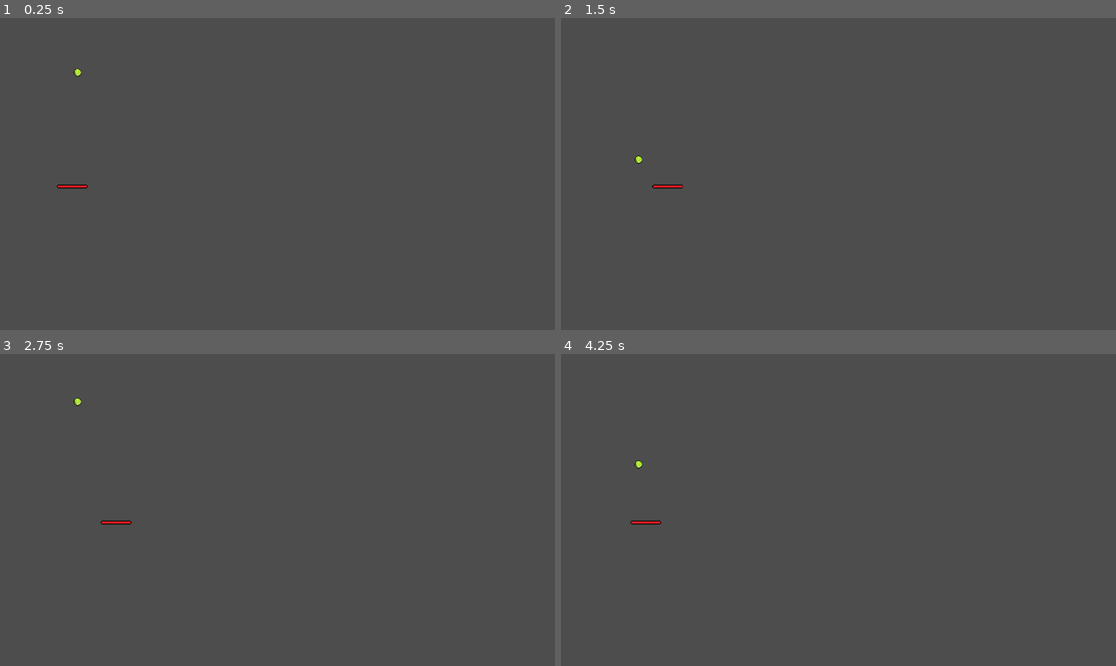
Above: before the commit, frames 1-4 (two rows, left to right).
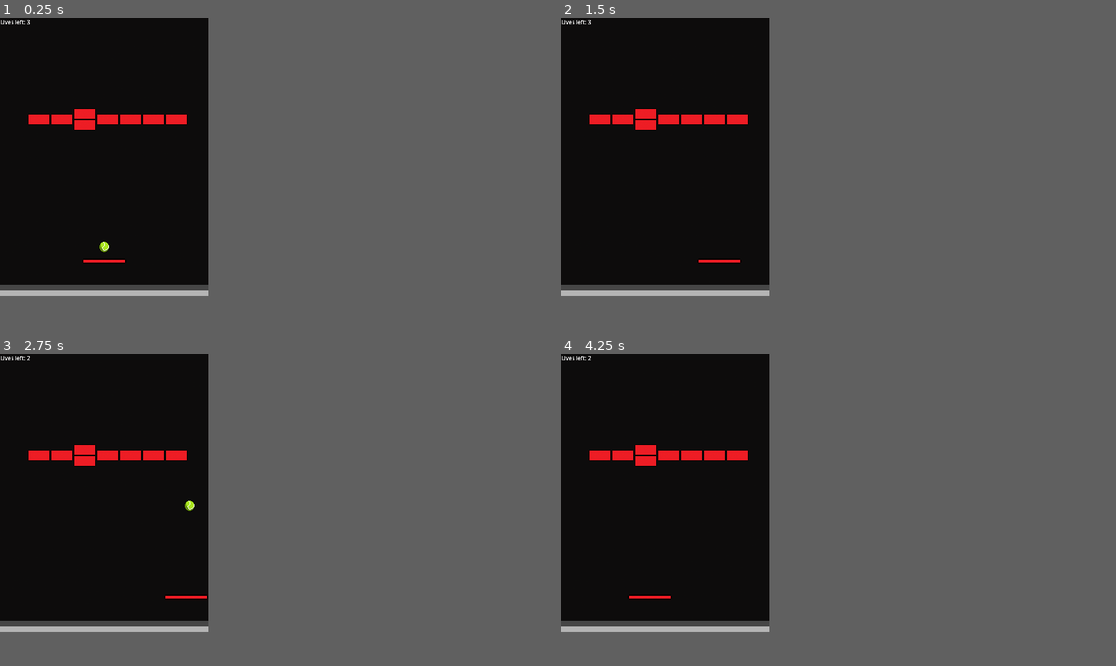
Above: after the commit, the same moments.

Repository: yathaarth2718/bbremix
Game: Godot game, scene res://scenes/game.tscn
The game is run twice, just before and just after one commit, with the same random seed, the same clock (stepped at 60 frames per second) and the same inputs.
Inputs:
- Up to frame 1 (0.25 s): no input
- Up to frame 2 (1.5 s): tap Enter (start, bound only after the commit) at 0.5, 0.6, 1.35 s; hold D (move_right) 0.53-1.28 s; hold A (move_left) from 1.28 s (still down)
- Up to frame 3 (2.75 s): release A (move_left) at 2.03 s; hold D (move_right) from 2.03 s (still down); tap Enter (start, bound only after the commit) at 2.1 s
- Up to frame 4 (4.25 s): tap Enter (start, bound only after the commit) at 2.85, 3.6 s; release D (move_right) at 3.53 s; hold A (move_left) from 3.53 s (still down)
The window is 799x449 before the commit and 300x400 after it. Grey fills any space a smaller window leaves; there, only what the larger window draws over its background counts as a difference.

The runs differ from the first frame. In frame 1, 33% of the frame differs, in the area x 0-38%, y 0-90%; in frame 2, 33%; in frame 3, 33%; in frame 4, 33%.

Commit message:
Added bricks to collide with, life system, spawn system for the ball and reset positions for ball and paddle

Diff:
--- a/project.godot
+++ b/project.godot
@@ -15,6 +15,11 @@
 config/features=PackedStringArray("4.4", "Mobile")
 config/icon="res://icon.svg"
 
+[display]
+
+window/size/viewport_width=300
+window/size/viewport_height=400
+
 [input]
 
 move_left={
@@ -29,6 +34,12 @@
 , Object(InputEventKey,"resource_local_to_scene":false,"resource_name":"","device":-1,"window_id":0,"alt_pressed":false …(186 unchanged characters)…
 ]
 }
+start={
+"deadzone": 0.2,
+"events": [Object(InputEventKey,"resource_local_to_scene":false,"resource_name":"","device":-1,"window_id":0,"alt_pressed":false,"shift_pressed":false,"ctrl_pressed":false,"meta_pressed":false,"pressed":false,"keycode":0,"physical_keycode":4194309,"key_label":0,"unicode":0,"location":0,"echo":false,"script":null)
+, Object(InputEventKey,"resource_local_to_scene":false,"resource_name":"","device":-1,"window_id":0,"alt_pressed":false,"shift_pressed":false,"ctrl_pressed":false,"meta_pressed":false,"pressed":false,"keycode":0,"physical_keycode":87,"key_label":0,"unicode":119,"location":0,"echo":false,"script":null)
+]
+}
 
 [rendering]
 
--- /dev/null
+++ b/scenes/brick.tscn
@@ -0,0 +1,17 @@
+[gd_scene load_steps=4 format=3 uid="uid://di88r0h8w5600"]
+
+[ext_resource type="Script" uid="uid://cysa3bhvh8hrg" path="res://scripts/brick.gd" id="1_0w5h4"]
+[ext_resource type="Texture2D" uid="uid://pjwvfpqncj0q" path="res://assets/red brick.png" id="1_5l4w1"]
+
+[sub_resource type="RectangleShape2D" id="RectangleShape2D_0w5h4"]
+size = Vector2(32, 16)
+
+[node name="Brick" type="RigidBody2D"]
+gravity_scale = 0.0
+script = ExtResource("1_0w5h4")
+
+[node name="Sprite2D" type="Sprite2D" parent="."]
+texture = ExtResource("1_5l4w1")
+
+[node name="CollisionShape2D" type="CollisionShape2D" parent="."]
+shape = SubResource("RectangleShape2D_0w5h4")
--- a/scenes/game.tscn
+++ b/scenes/game.tscn
@@ -1,7 +1,10 @@
-[gd_scene load_steps=5 format=3 uid="uid://cjskas4066w12"]
+[gd_scene load_steps=9 format=3 uid="uid://cjskas4066w12"]
 
+[ext_resource type="Script" uid="uid://bcusb1ta84xgh" path="res://scripts/game.gd" id="1_iywne"]
 [ext_resource type="PackedScene" uid="uid://q00kh380a6v6" path="res://scenes/paddle.tscn" id="1_uwrxv"]
-[ext_resource type="PackedScene" uid="uid://cddrgxmurkwtk" path="res://scenes/ball.tscn" id="2_yqjtg"]
+[ext_resource type="Script" uid="uid://ckh5dob3txeyp" path="res://scripts/game_manager.gd" id="2_p57ef"]
+[ext_resource type="Texture2D" uid="uid://cl34lu8yfloj" path="res://assets/background.png" id="3_lnu2h"]
+[ext_resource type="PackedScene" uid="uid://di88r0h8w5600" path="res://scenes/brick.tscn" id="5_iywne"]
 
 [sub_resource type="SegmentShape2D" id="SegmentShape2D_lbhrr"]
 b = Vector2(0, 400)
@@ -9,38 +12,91 @@
 [sub_resource type="SegmentShape2D" id="SegmentShape2D_iywne"]
 b = Vector2(0, 300)
 
+[sub_resource type="SegmentShape2D" id="SegmentShape2D_u5sy4"]
+a = Vector2(1, 400)
+b = Vector2(297, 400)
+
 [node name="Game" type="Node2D"]
+script = ExtResource("1_iywne")
+
+[node name="GameManager" type="Node" parent="."]
+unique_name_in_owner = true
+script = ExtResource("2_p57ef")
+
+[node name="life_counter" type="Label" parent="GameManager"]
+offset_right = 89.0
+offset_bottom = 23.0
+scale = Vector2(0.5, 0.5)
+text = "Lives left: 3"
+horizontal_alignment = 1
+autowrap_mode = 2
 
 [node name="Paddle" parent="." instance=ExtResource("1_uwrxv")]
+z_index = 1
 position = Vector2(150, 350)
 motion_mode = 1
 
-[node name="Ball" parent="." instance=ExtResource("2_yqjtg")]
-position = Vector2(161, 39)
-
 [node name="Walls" type="Node" parent="."]
 
-[node name="Wall" type="StaticBody2D" parent="Walls"]
+[node name="left_wall" type="StaticBody2D" parent="Walls"]
 
-[node name="CollisionShape2D" type="CollisionShape2D" parent="Walls/Wall"]
+[node name="CollisionShape2D" type="CollisionShape2D" parent="Walls/left_wall"]
 shape = SubResource("SegmentShape2D_lbhrr")
 
-[node name="Wall2" type="StaticBody2D" parent="Walls"]
+[node name="right_walll" type="StaticBody2D" parent="Walls"]
 position = Vector2(300, 0)
 
-[node name="CollisionShape2D" type="CollisionShape2D" parent="Walls/Wall2"]
+[node name="CollisionShape2D" type="CollisionShape2D" parent="Walls/right_walll"]
 shape = SubResource("SegmentShape2D_lbhrr")
 
-[node name="Wall3" type="StaticBody2D" parent="Walls"]
-position = Vector2(300, 400)
-rotation = 1.5708
-
-[node name="CollisionShape2D" type="CollisionShape2D" parent="Walls/Wall3"]
-shape = SubResource("SegmentShape2D_iywne")
-
-[node name="Wall4" type="StaticBody2D" parent="Walls"]
+[node name="top_wall" type="StaticBody2D" parent="Walls"]
 position = Vector2(300, 0)
 rotation = 1.5708
 
-[node name="CollisionShape2D" type="CollisionShape2D" parent="Walls/Wall4"]
+[node name="CollisionShape2D" type="CollisionShape2D" parent="Walls/top_wall"]
 shape = SubResource("SegmentShape2D_iywne")
+
+[node name="background" type="CanvasLayer" parent="Walls"]
+layer = -1
+
+[node name="Sprite2D" type="Sprite2D" parent="Walls/background"]
+position = Vector2(150, 200)
+texture = ExtResource("3_lnu2h")
+
+[node name="bottom_wall" type="Area2D" parent="Walls"]
+
+[node name="CollisionShape2D" type="CollisionShape2D" parent="Walls/bottom_wall"]
+position = Vector2(1, 0)
+shape = SubResource("SegmentShape2D_u5sy4")
+
+[node name="Timer" type="Timer" parent="Walls/bottom_wall"]
+one_shot = true
+
+[node name="Bricks" type="Node2D" parent="."]
+
+[node name="Brick" parent="Bricks" instance=ExtResource("5_iywne")]
+position = Vector2(56, 146)
+
+[node name="Brick2" parent="Bricks" instance=ExtResource("5_iywne")]
+position = Vector2(89, 146)
+
+[node name="Brick3" parent="Bricks" instance=ExtResource("5_iywne")]
+position = Vector2(122, 146)
+
+[node name="Brick4" parent="Bricks" instance=ExtResource("5_iywne")]
+position = Vector2(122, 146)
+
+[node name="Brick5" parent="Bricks" instance=ExtResource("5_iywne")]
+position = Vector2(155, 146)
+
+[node name="Brick6" parent="Bricks" instance=ExtResource("5_iywne")]
+position = Vector2(188, 146)
+
+[node name="Brick7" parent="Bricks" instance=ExtResource("5_iywne")]
+position = Vector2(221, 146)
+
+[node name="Brick8" parent="Bricks" instance=ExtResource("5_iywne")]
+position = Vector2(254, 146)
+
+[connection signal="body_entered" from="Walls/bottom_wall" to="." method="_on_bottom_wall_body_entered"]
+[connection signal="timeout" from="Walls/bottom_wall/Timer" to="." method="_on_timer_timeout"]
--- a/scenes/paddle.tscn
+++ b/scenes/paddle.tscn
@@ -3,9 +3,9 @@
 [ext_resource type="Script" uid="uid://jx262cjbp5nm" path="res://scripts/paddle.gd" id="1_3xiby"]
 [ext_resource type="Texture2D" uid="uid://cuv5rnm4jw17t" path="res://assets/platform.png" id="2_y7wee"]
 
-[sub_resource type="CapsuleShape2D" id="CapsuleShape2D_mo4dg"]
+[sub_resource type="CapsuleShape2D" id="CapsuleShape2D_y7wee"]
 radius = 4.0
-height = 66.0
+height = 64.0
 
 [node name="Paddle" type="CharacterBody2D"]
 script = ExtResource("1_3xiby")
@@ -19,4 +19,4 @@
 
 [node name="CollisionShape2D" type="CollisionShape2D" parent="."]
 rotation = 1.5708
-shape = SubResource("CapsuleShape2D_mo4dg")
+shape = SubResource("CapsuleShape2D_y7wee")
--- a/scripts/ball.gd
+++ b/scripts/ball.gd
@@ -1,13 +1,24 @@
 extends CharacterBody2D
 
-const SPEED = 5
+const SPEED = 12000
+
+var direction := ([-1, 1])
 
 func _ready() -> void:
-	velocity = Vector2(0, SPEED)
+	pass
 
-func _physics_process(_delta: float) -> void:
+func _process(delta: float) -> void:
+	start(delta)
 
-	var col := move_and_collide(velocity)
-	if col:
-		var normal := col.get_normal()
-		velocity = velocity.bounce(normal)
+func _physics_process(delta: float) -> void:
+
+	var collision := move_and_collide(velocity * delta)
+	if collision:
+		velocity = velocity.bounce(collision.get_normal())
+		if collision.get_collider().has_method("hit"):
+			collision.get_collider().hit()
+
+func start(delta: float) -> void:
+	if Input.is_action_just_pressed("start"):
+		var det_direction : int = direction[randi() % direction.size()]
+		velocity = Vector2(SPEED * det_direction * delta, SPEED * delta)
--- /dev/null
+++ b/scripts/bottom_wall.gd
@@ -0,0 +1,11 @@
+extends CollisionShape2D
+
+
+# Called when the node enters the scene tree for the first time.
+func _ready() -> void:
+	pass # Replace with function body.
+
+
+# Called every frame. 'delta' is the elapsed time since the previous frame.
+func _process(delta: float) -> void:
+	pass
--- /dev/null
+++ b/scripts/brick.gd
@@ -0,0 +1,18 @@
+extends RigidBody2D
+
+
+# Called when the node enters the scene tree for the first time.
+func _ready() -> void:
+	pass # Replace with function body.
+
+
+# Called every frame. 'delta' is the elapsed time since the previous frame.
+func _process(delta: float) -> void:
+	pass
+
+func hit() -> void:
+	$Sprite2D.visible = false
+	$CollisionShape2D.disabled = true
+
+	await get_tree().create_timer(1).timeout
+	queue_free()
--- /dev/null
+++ b/scripts/game.gd
@@ -0,0 +1,32 @@
+extends Node2D
+
+@onready var game_manager: Node = %GameManager
+@onready var timer: Timer = $Walls/bottom_wall/Timer
+@onready var paddle: CharacterBody2D = $Paddle
+var ball_prefab = preload("res://scenes/ball.tscn")
+var ball
+
+# Called when the node enters the scene tree for the first time.
+func _ready() -> void:
+	ball = ball_prefab.instantiate()
+	ball.position = Vector2(150,330)
+	add_child(ball)
+
+
+# Called every frame. 'delta' is the elapsed time since the previous frame.
+func _process(delta: float) -> void:
+	pass
+
+func reset():
+	ball.queue_free()
+	ball = ball_prefab.instantiate()
+	add_child(ball)
+	ball.position = Vector2(150,330)
+	paddle.position = Vector2(150, 350)
+
+func _on_bottom_wall_body_entered(body: Node2D) -> void:
+	timer.start()
+
+func _on_timer_timeout() -> void:
+	game_manager.lose_life()
+	reset()
--- /dev/null
+++ b/scripts/game_manager.gd
@@ -0,0 +1,9 @@
+extends Node
+
+var life = 3
+
+@onready var life_counter: Label = $life_counter
+
+func lose_life() -> void:
+	life -= 1
+	life_counter.text = "Lives left: " + str(life)
--- a/scripts/paddle.gd
+++ b/scripts/paddle.gd
@@ -1,14 +1,14 @@
 extends CharacterBody2D
 
-const SPEED = 130.0
+const SPEED = 12000
 
-func _physics_process(_delta: float) -> void:
+func _physics_process(delta: float) -> void:
 
 	var direction := Input.get_axis("move_left", "move_right")
 
 	if direction:
-		velocity.x = direction * SPEED
+		velocity.x = direction * SPEED * delta
 	else:
-		velocity.x = move_toward(velocity.x, 0, SPEED)
+		velocity.x = move_toward(velocity.x, 0, SPEED * delta)
 
 	move_and_slide()
Binary file added: assets/background.png
Not shown, added: assets/background.png.import
Not shown: 1 places in scenes/ball.tscn that only renumber resources
Not shown, added: scripts/bottom_wall.gd.uid
Not shown, added: scripts/brick.gd.uid
Not shown, added: scripts/game.gd.uid
Not shown, added: scripts/game_manager.gd.uid
